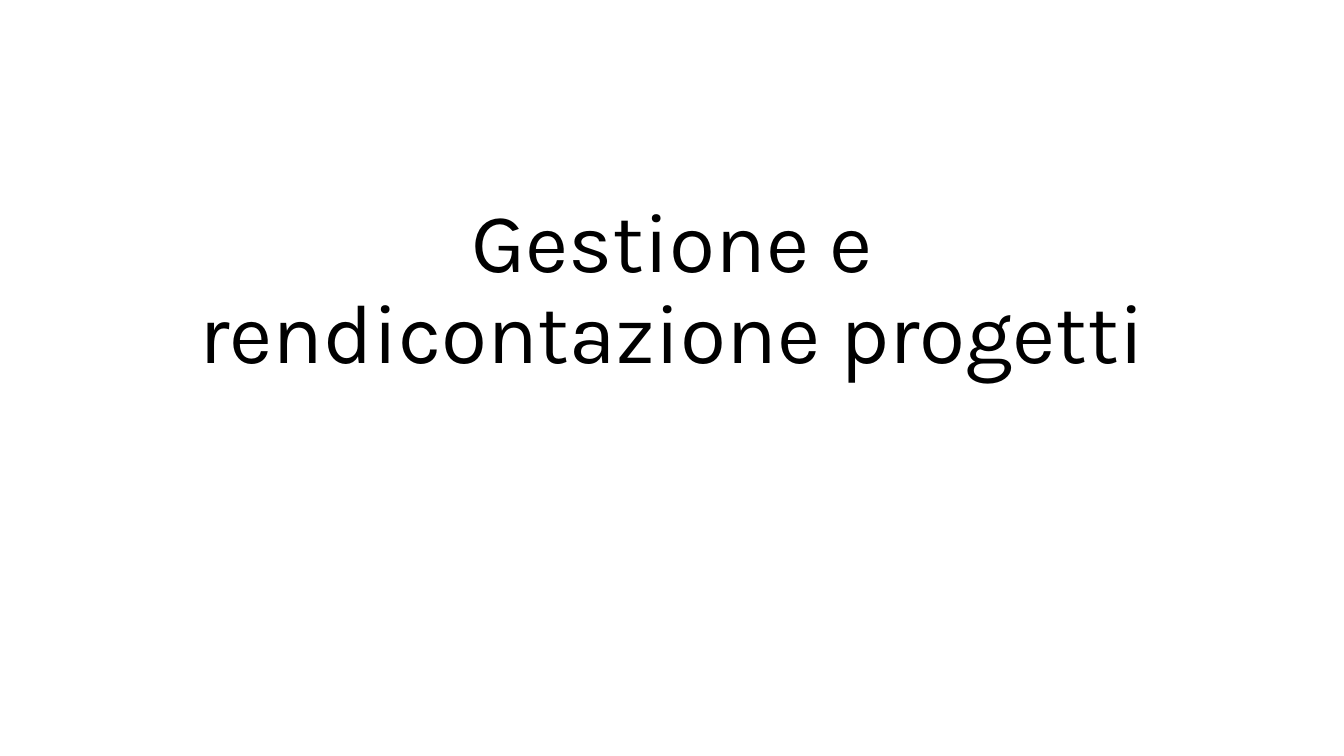
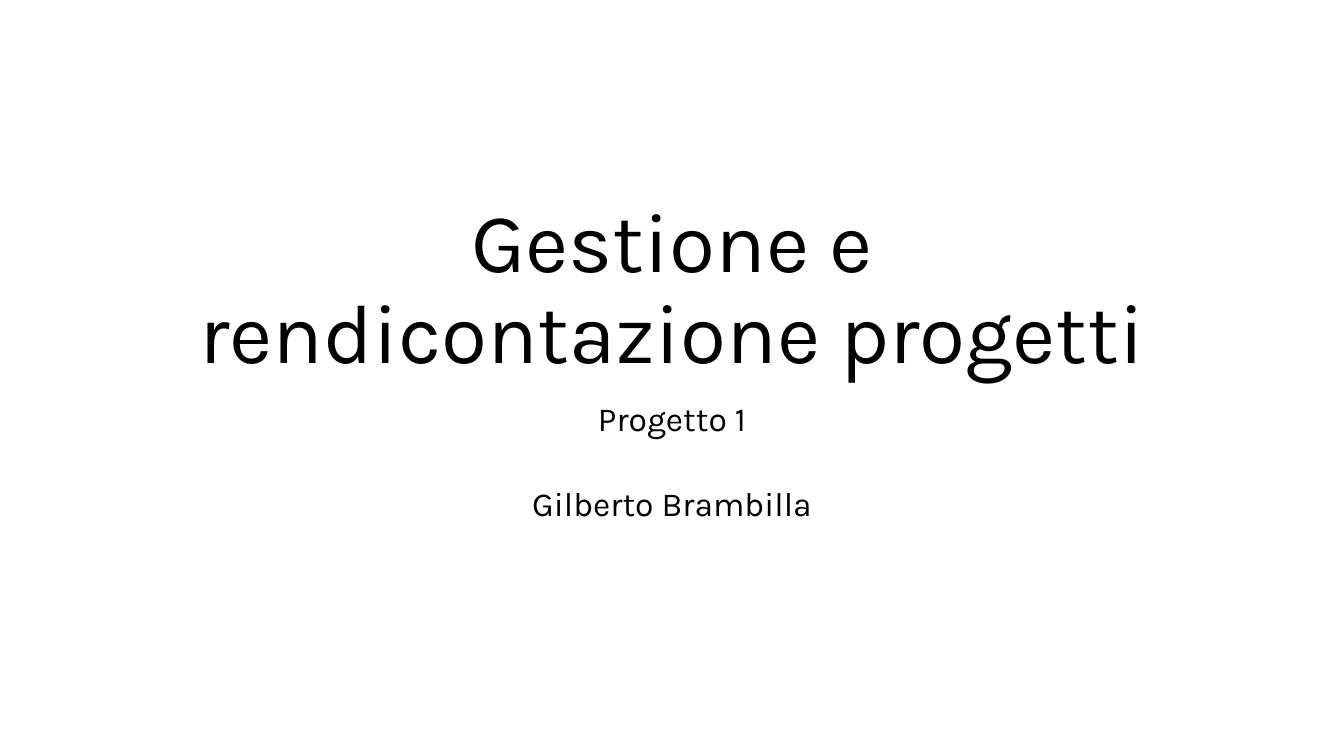
Before and after one commit to gilbertobrambilla/tiw-2026-html, a slide deck: slide 1 of docs/TIW_documentazione.pptx. Drawn at 1344x756 pixels with LibreOffice and Linux fonts; fonts in the diff are those of the drawing. Boxes give left, top, right and bottom in pixels: in the first picture for what was removed or moved away, otherwise in the second. Text is boxed around its words. In the diff, an @@ line names an element or a change of style, - is before the commit and + after.

```diff
--- a/docs/TIW_documentazione.pptx
+++ b/docs/TIW_documentazione.pptx
@@ subtitle added at (532, 409, 812, 517), 24 pt, text #000000 @@
+Progetto 1
+Gilberto Brambilla
```
Also in this commit, not shown: 4 other slides changed, 9 slides added, 3 slides removed.
